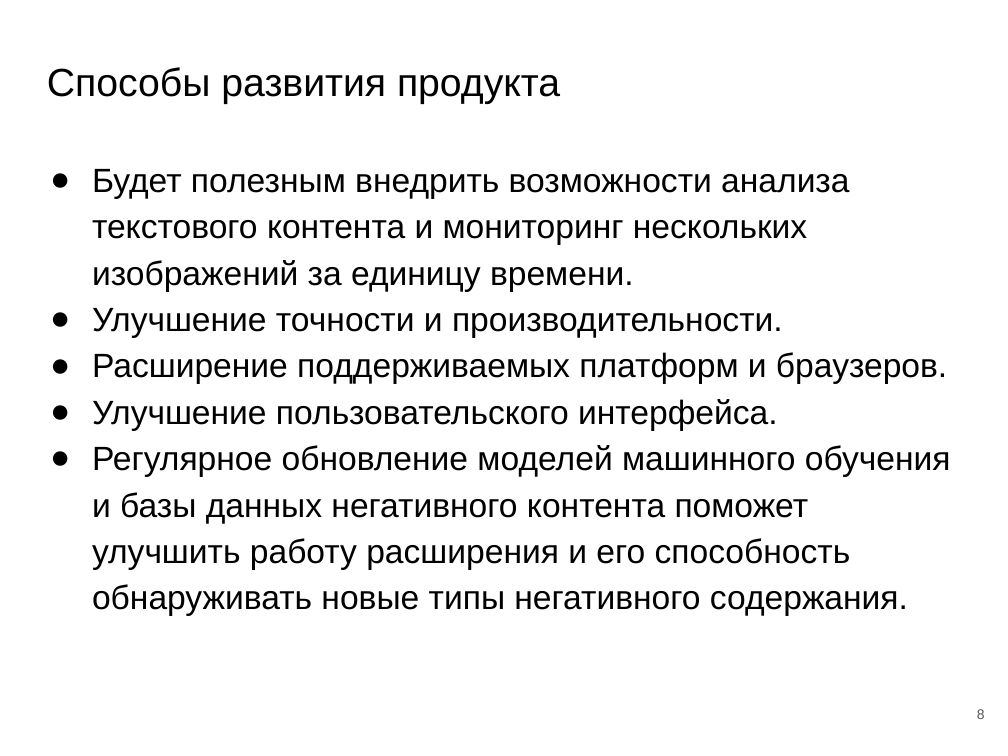
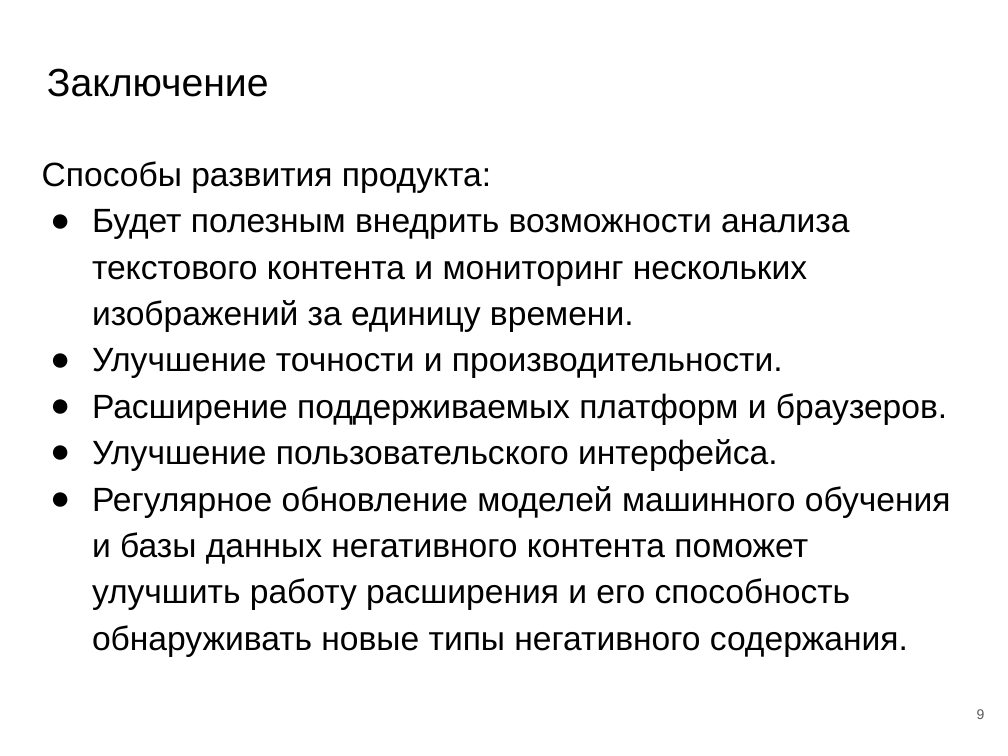
Before and after one commit to LRoslova/criminalContent_monitor, a slide deck: slide 9 of reports/Презентация_ВКР_Рослова.pptx (slide 8 before the commit). Drawn at 1008x756 pixels with LibreOffice and Linux fonts; fonts in the diff are those of the drawing. Boxes give left, top, right and bottom in pixels: in the first picture for what was removed or moved away, otherwise in the second. Text is boxed around its words. In the diff, an @@ line names an element or a change of style, - is before the commit and + after.

```diff
--- a/reports/Презентация_ВКР_Рослова.pptx
+++ b/reports/Презентация_ВКР_Рослова.pptx
@@ text at [47, 68, 269, 97]: text changed @@
-Способы развития продукта
+Заключение
@@ text at [42, 161, 491, 193]: paragraph added @@
+Способы развития продукта:
```
Also in this commit, not shown: 3 other slides changed, 2 slides added, 1 slide removed, 19 other files.
